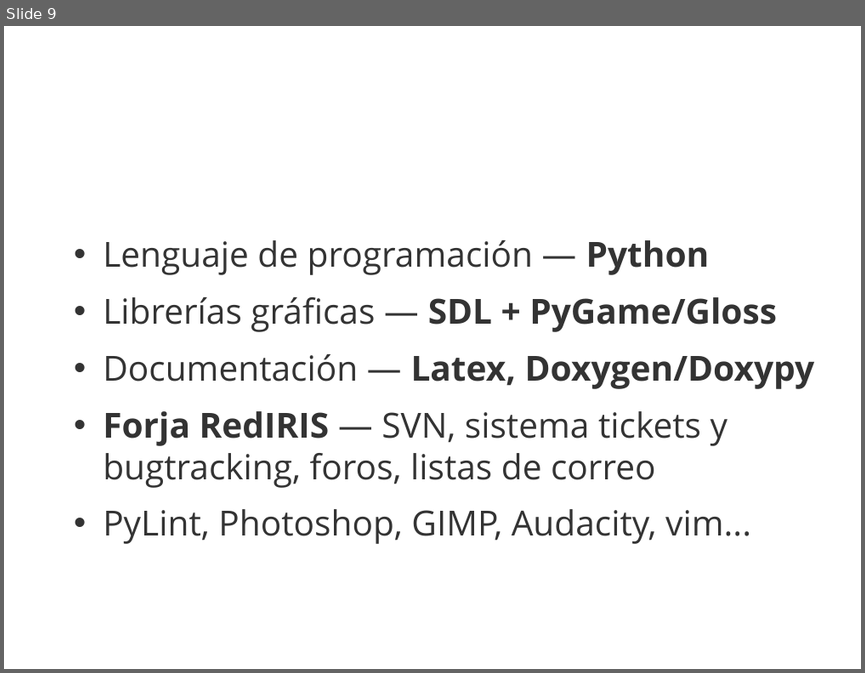
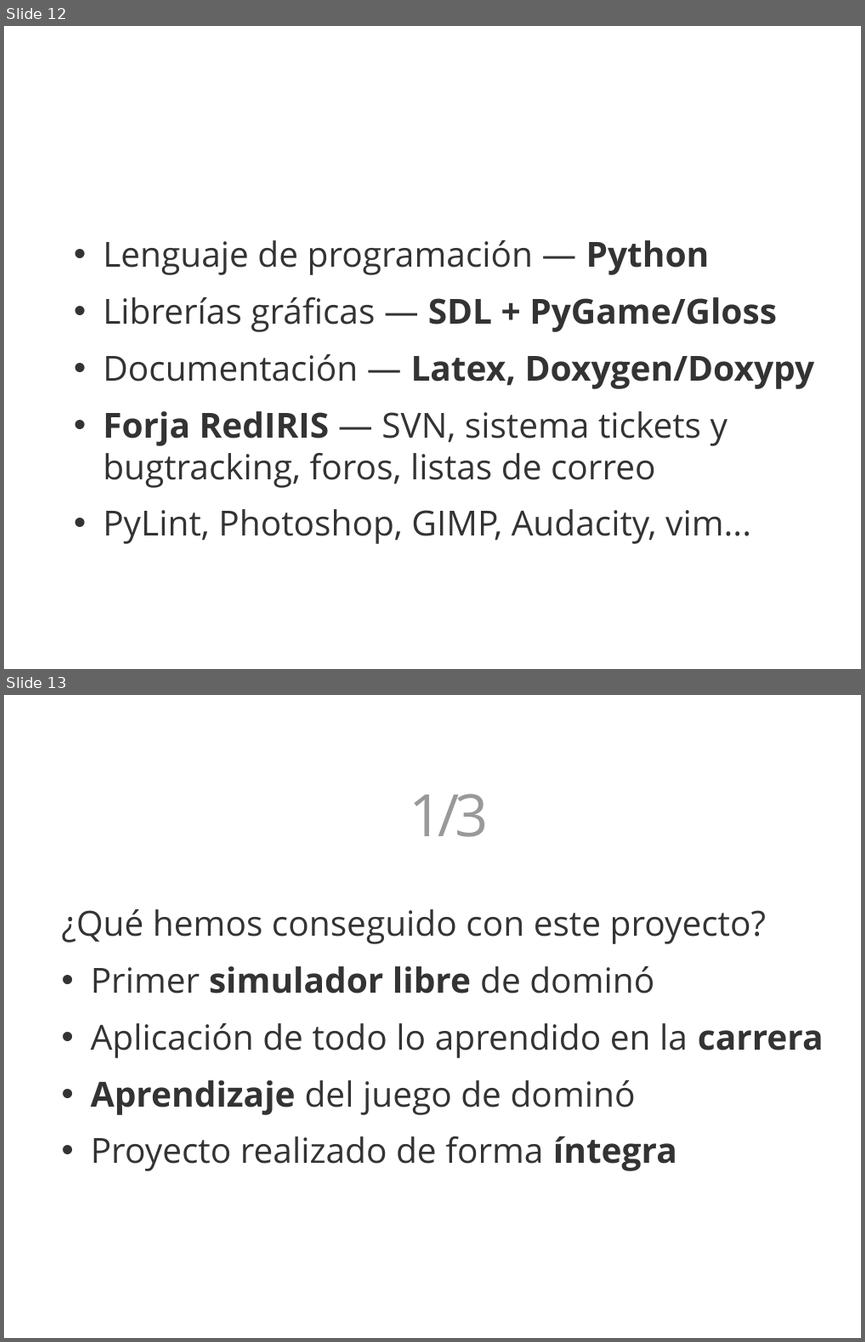
Before and after one commit to 3oheme/dominous, a slide deck: docs/presentacion/presentacion.odp. Shown one above the other, each under a label of ours: slide 9 before the commit, slides 12 and 13 after it. The pictures are 865x673 and 865x1342 pixels, drawn with LibreOffice and Linux fonts; fonts in the diff are those of the drawing; background and template pictures are left out. Boxes give left, top, right and bottom in pixels: in the first picture for what was removed or moved away, otherwise in the second. Text is boxed around its words. In the diff, an @@ line names an element or a change of style, - is before the commit and + after.

```diff
--- a/docs/presentacion/presentacion.odp
+++ b/docs/presentacion/presentacion.odp
@@ slide 13 added at (4,695,861,1338), background picture (left out) @@
@@ text added at (409,794,488,837), 54 pt, text #FFFFFF, bold @@
+Conclusiones 1/3
@@ text added at (62,909,823,1171), 32 pt, text #333333 @@
+¿Qué hemos conseguido con este proyecto?
+• Primer simulador libre de dominó
+• Aplicación de todo lo aprendido en la carrera
+• Aprendizaje del juego de dominó
+• Proyecto realizado de forma íntegra
@@ what was slide 9 is now slide 12 @@
```
Also in this commit, not shown: 1 slide changed, 6 other slides added, 1 other file.
